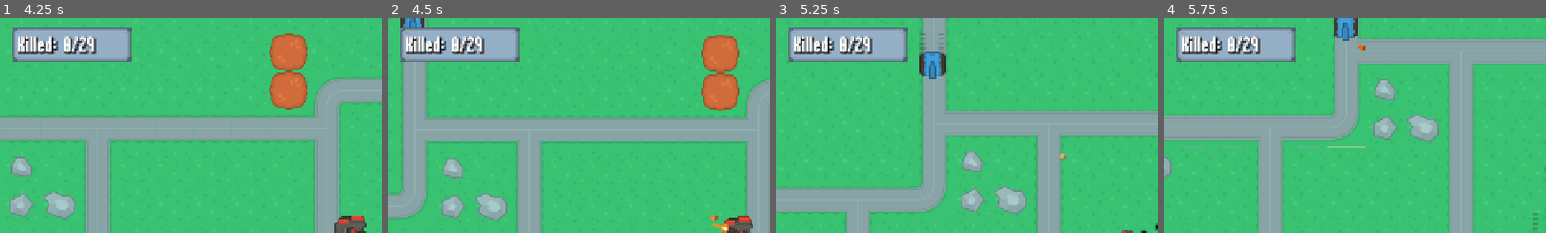
Above: before the commit, frames 1-4 (left to right).
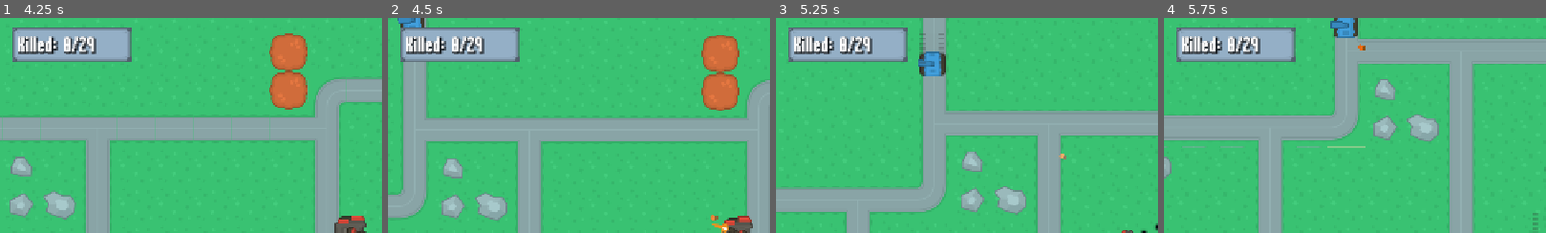
Above: after the commit, the same moments.

Repository: xiemulei/Battle-Tank
Game: Godot game, scene res://Scenes/game/game.tscn
The game is run twice, just before and just after one commit, with the same random seed, the same clock (stepped at 60 frames per second) and the same inputs.
Inputs (mouse positions are % of the whole screen's width and height, from its top left):
- Up to frame 1 (4.25 s): tap Enter at 0.5 s; move the mouse to (72, 45) at 0.52 s; hold D (right) 0.53-1.28 s; click (72, 45) at 0.6 s; move the mouse to (30, 55) at 1.27 s; hold S (down) 1.28-2.03 s; click (30, 55) at 1.35 s; move the mouse to (60, 28) at 2.02 s; hold D (right) 2.03-2.78 s; click (60, 28) at 2.1 s; move the mouse to (45, 70) at 2.77 s; hold W (up) 2.78-3.53 s; click (45, 70) at 2.85 s; move the mouse to (80, 65) at 3.52 s; hold A (left) from 3.53 s (still down); click (80, 65) at 3.6 s
- Up to frame 2 (4.5 s): keep holding A (left); move the mouse to (20, 35) at 4.27 s; click (20, 35) at 4.35 s
- Up to frame 3 (5.25 s): move the mouse to (55, 50) at 5.02 s; release A (left) at 5.03 s; hold S (down) from 5.03 s (still down); click (55, 50) at 5.1 s
- Up to frame 4 (5.75 s): keep holding S (down)
The pictures show only the part of the screen within x 0-50%, y 0-50%; the shares and areas given below are measured in that part.

Frame 1 is identical in both runs. In frame 2, 0.1% of the frame differs, in the area x 2-8%, y 0-5%; in frame 3, 0.2%; in frame 4, 0.2%, in the area x 43-49%, y 1-11%.

Commit message:
修复敌人无法被击中的问题

Diff:
--- a/Scenes/Object/pick_up.gd
+++ b/Scenes/Object/pick_up.gd
@@ -10,12 +10,12 @@
 func _ready() -> void:
 	body_entered.connect(on_body_entered)
 
-func on_body_entered(body: Node2D):
+func on_body_entered(body: Player):
 	if body.is_in_group("Player"):
 		if pickup_type == Pickups.GUN:
-			body.update_weapon()
+			body.upgrade_weapon()
 		elif pickup_type == Pickups.HEALTH:
-			body.update_health()
+			body.upgrade_health()
 		animation_player.play("pickup")
 		await animation_player.animation_finished
 		queue_free()
--- a/Scenes/enemy/enemy_tank.tscn
+++ b/Scenes/enemy/enemy_tank.tscn
@@ -81,6 +81,7 @@
 [node name="TrailComponent" parent="." unique_id=1878480963 instance=ExtResource("7_kt61n")]
 
 [node name="HurtBoxComponent" parent="." unique_id=1715346458 instance=ExtResource("7_tujxv")]
+collision_layer = 8
 
 [node name="CollisionShape2D" type="CollisionShape2D" parent="HurtBoxComponent" unique_id=1205768103]
 shape = SubResource("CircleShape2D_80lxe")
--- a/Scenes/player/player.gd
+++ b/Scenes/player/player.gd
@@ -41,6 +41,12 @@
 	hide()
 	hurt_box_component.set_deferred("monitorable", false)
 
+func upgrade_weapon():
+	weapon_component.upgrade(0.1)
+
+func upgrade_health():
+	health_component.upgrade(1)
+
 func on_player_win():
 	set_physics_process(false)
 
--- a/Scenes/player/player.tscn
+++ b/Scenes/player/player.tscn
@@ -8,7 +8,6 @@
 [ext_resource type="AudioStream" uid="uid://ctps0mu05gcuo" path="res://assets/sound/engine.ogg" id="6_xxarj"]
 [ext_resource type="PackedScene" uid="uid://h666l70mxpla" path="res://Scenes/components/weapon_component.tscn" id="7_t3oqc"]
 [ext_resource type="PackedScene" uid="uid://dmycqa5kh8jcr" path="res://Scenes/components/trail_component.tscn" id="8_p8lfk"]
-[ext_resource type="PackedScene" uid="uid://gc20lkmyfa2g" path="res://Scenes/Object/player_bullet.tscn" id="8_t3oqc"]
 [ext_resource type="Texture2D" uid="uid://c7r8h0lleolrt" path="res://assets/VFX/white_glowing_circle.png" id="9_kd672"]
 
 [sub_resource type="RectangleShape2D" id="RectangleShape2D_e41v5"]
@@ -88,7 +87,6 @@
 shape = SubResource("CircleShape2D_6k3cy")
 
 [node name="WeaponComponent" parent="." unique_id=963348630 instance=ExtResource("7_t3oqc")]
-bullet_scene = ExtResource("8_t3oqc")
 
 [node name="TrailComponent" parent="." unique_id=1878480963 instance=ExtResource("8_p8lfk")]
 
